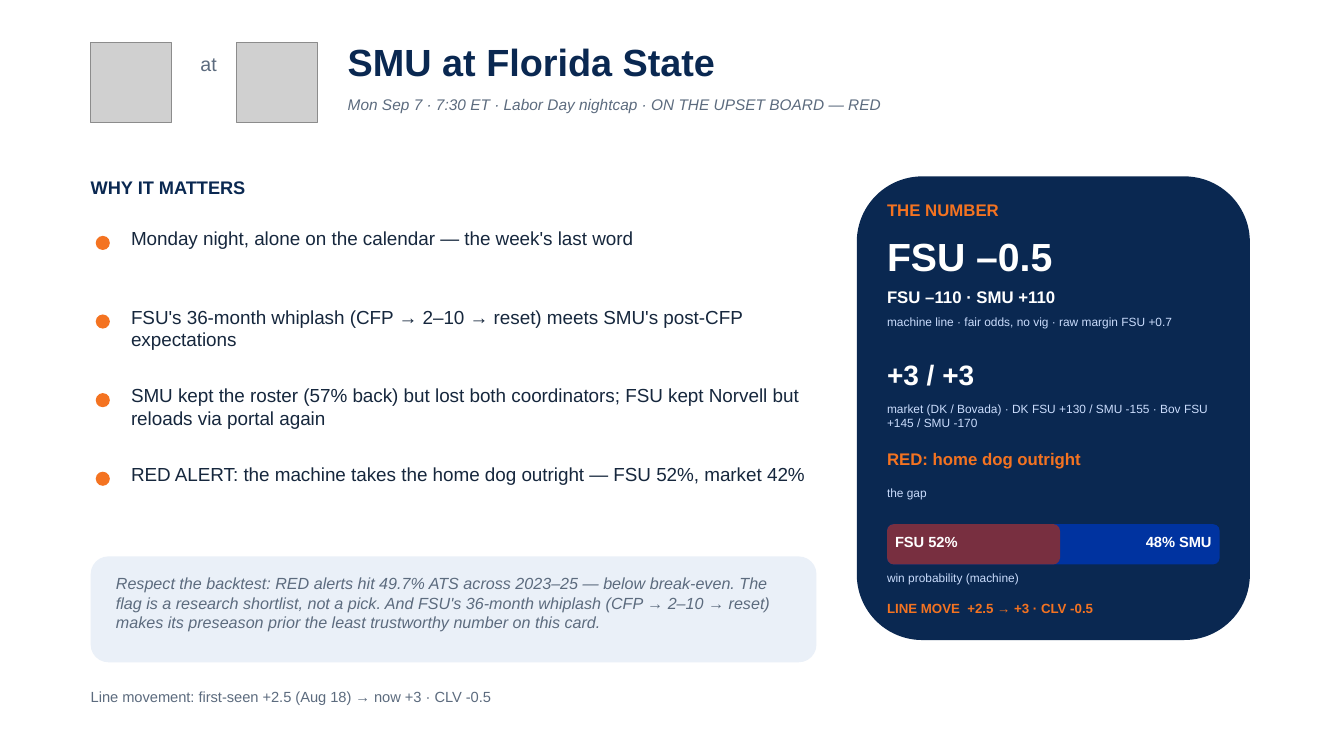
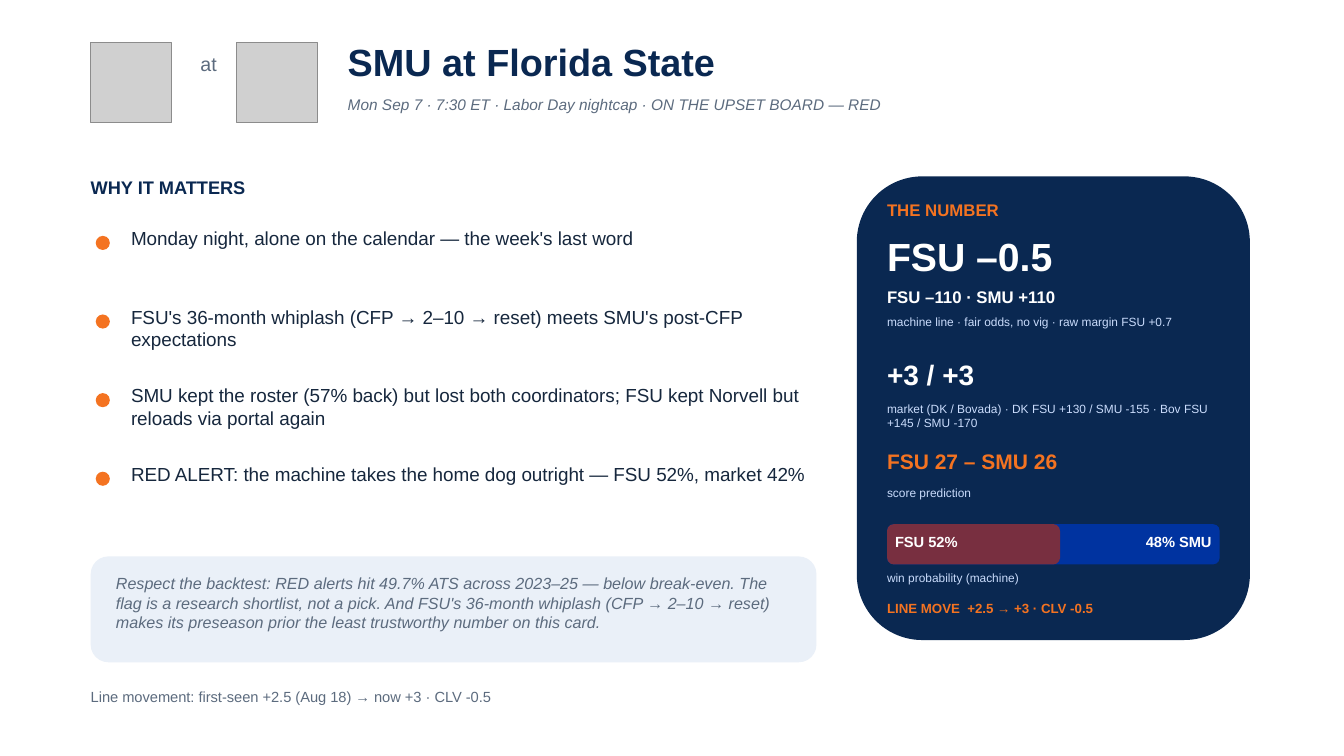
Before and after one commit to lucasalvarezflorida-lab/ncaa-fbs-analytics, a slide deck: slide 15 of decks/2026_Week1_Episode2.pptx. Drawn at 1344x756 pixels with LibreOffice and Linux fonts; fonts in the diff are those of the drawing; grey boxes stand for pictures. Boxes give left, top, right and bottom in pixels: in the first picture for what was removed or moved away, otherwise in the second. Text is boxed around its words. In the diff, an @@ line names an element or a change of style, - is before the commit and + after.

```diff
--- a/decks/2026_Week1_Episode2.pptx
+++ b/decks/2026_Week1_Episode2.pptx
@@ text at box(887, 454, 1057, 470): text changed; size 12 to 15 pt @@
-RED: home dog outright
+FSU 27 – SMU 26
@@ text at box(887, 488, 971, 500): text changed @@
-the gap
+score prediction
```
Also in this commit, not shown: 4 other slides changed, 1 other file.
